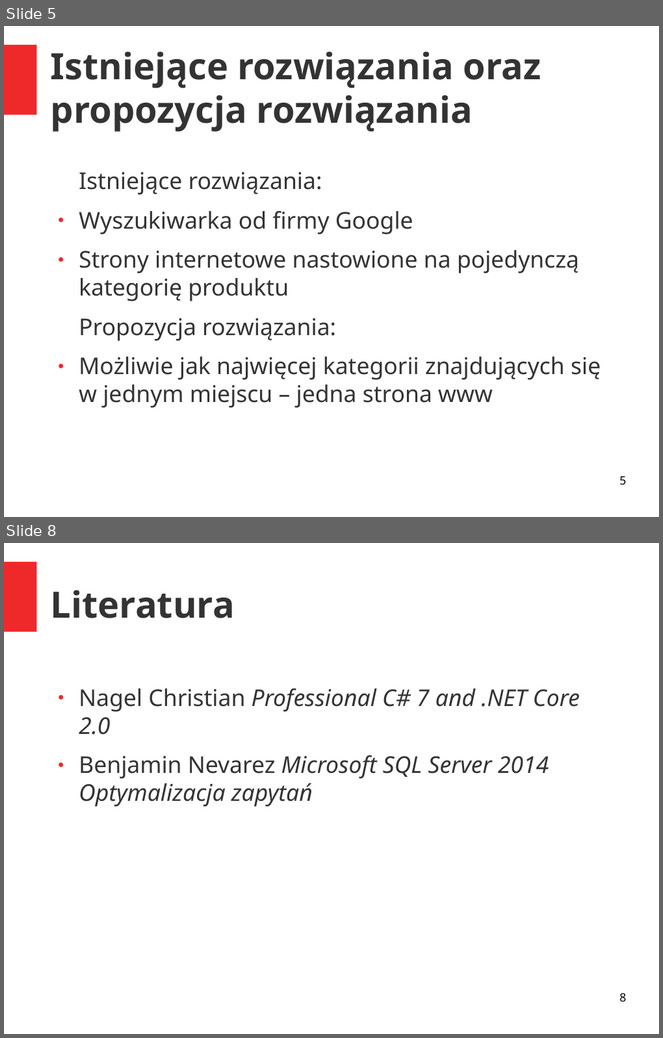
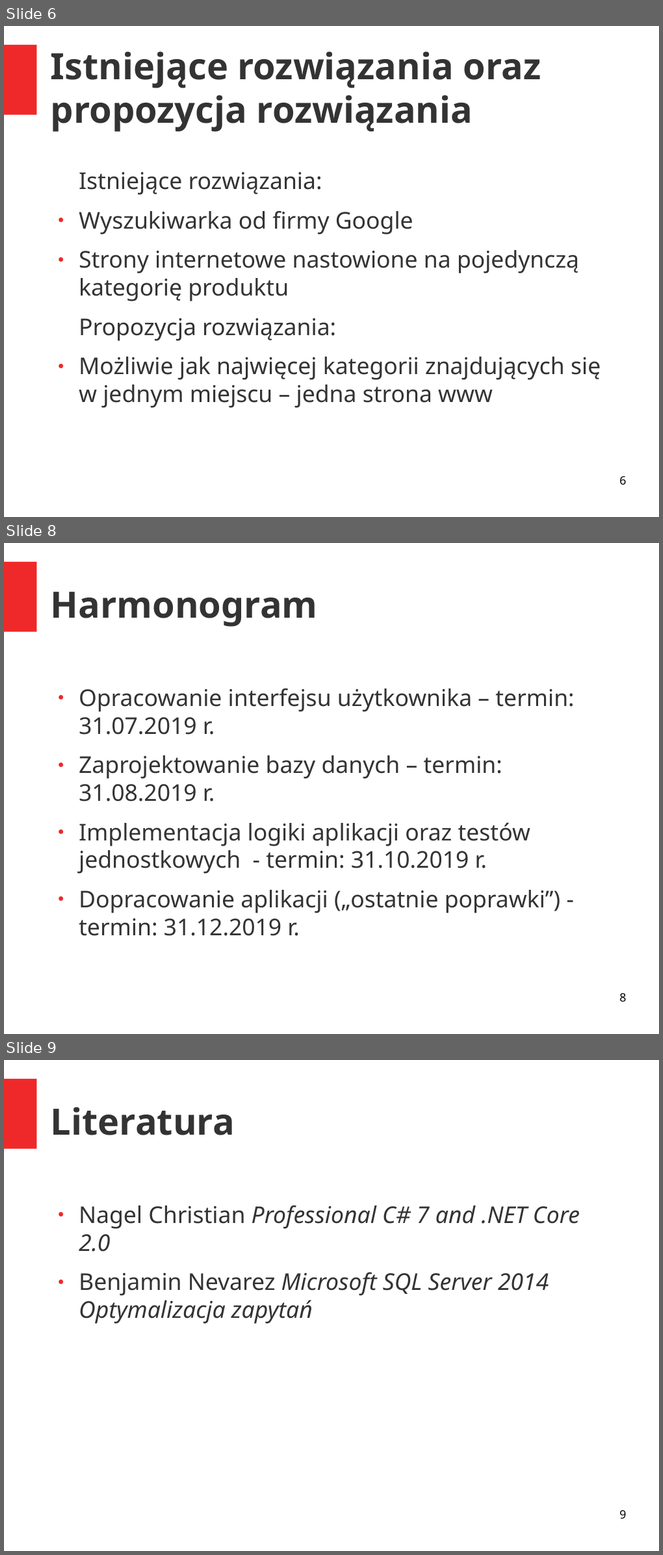
Before and after one commit to AGranosik/IWP, a slide deck: IWP.odp. Shown one above the other, each under a label of ours: slides 5 and 8 before the commit, slides 6, 8 and 9 after it; the slides between them are not shown. The pictures are 663x1038 and 663x1555 pixels, drawn with LibreOffice and Linux fonts; fonts in the diff are those of the drawing. Boxes give left, top, right and bottom in pixels: in the first picture for what was removed or moved away, otherwise in the second. Text is boxed around its words. In the diff, an @@ line names an element or a change of style, - is before the commit and + after.

```diff
--- a/IWP.odp
+++ b/IWP.odp
@@ slide 8 added at (4, 543, 659, 1034), background #FFFFFF; not listed: 1 template element that a slide beside it also shows @@
@@ title added at (51, 592, 318, 627), 44 pt, text #333333, bold @@
+Harmonogram
@@ text added at (79, 689, 574, 936), 28 pt, text #333333 @@
+● Opracowanie interfejsu użytkownika – termin: 31.07.2019 r.
+● Zaprojektowanie bazy danych – termin: 31.08.2019 r.
+● Implementacja logiki aplikacji oraz testów jednostkowych - termin: 31.10.2019 r.
+● Dopracowanie aplikacji („ostatnie poprawki”) - termin: 31.12.2019 r.
@@ page number added at (620, 993, 626, 1002), 14 pt, text #000000 @@
+8
@@ what was slide 5 is now slide 6 @@
@@ page number at (620, 476, 626, 486): text changed @@
-5
+6
@@ what was slide 8 is now slide 9 @@
@@ page number at (620, 1510, 626, 1520): text changed @@
-8
+9
```
Also in this commit, not shown: 4 slides changed, 1 other slide added, 1 slide removed.
